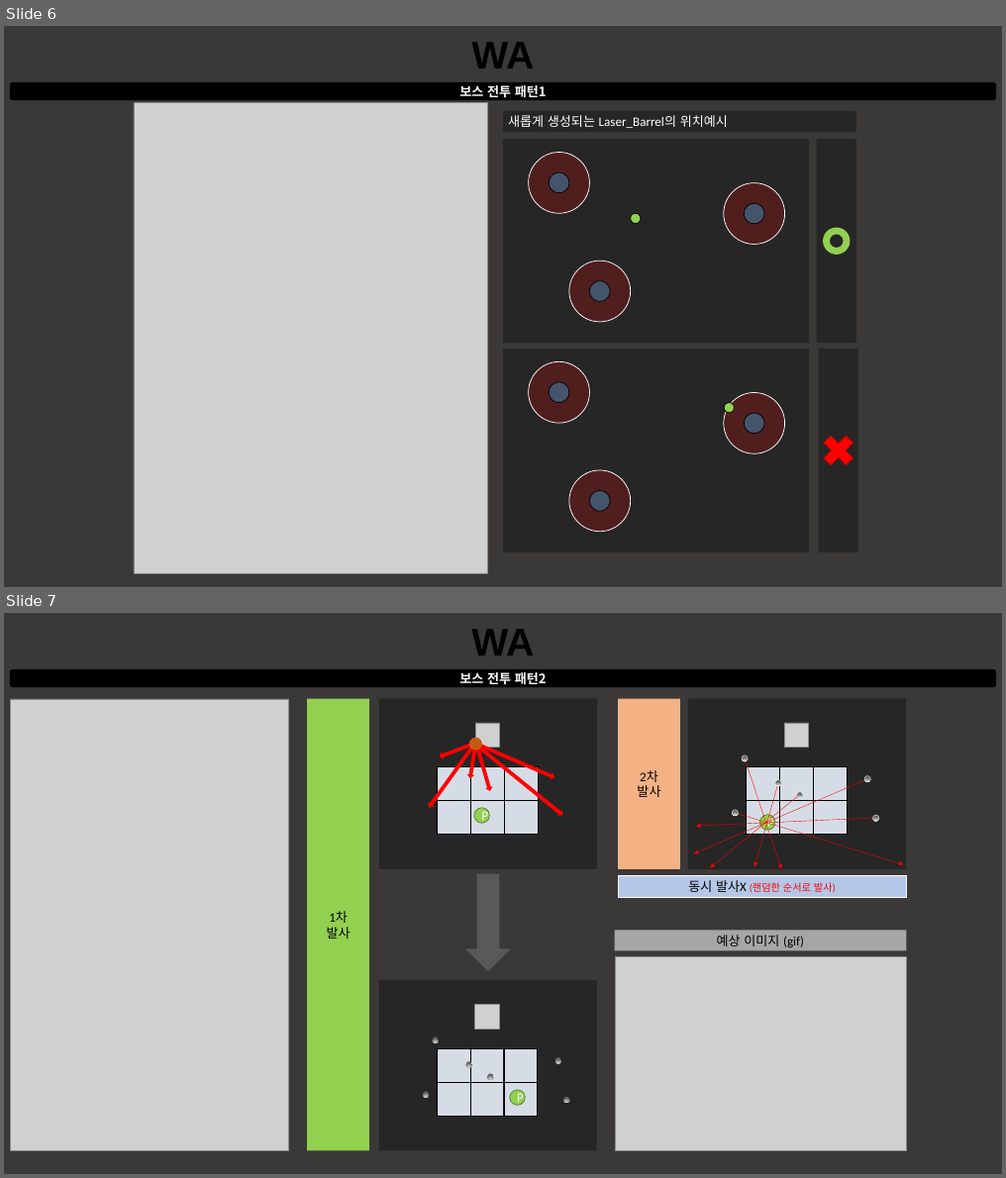
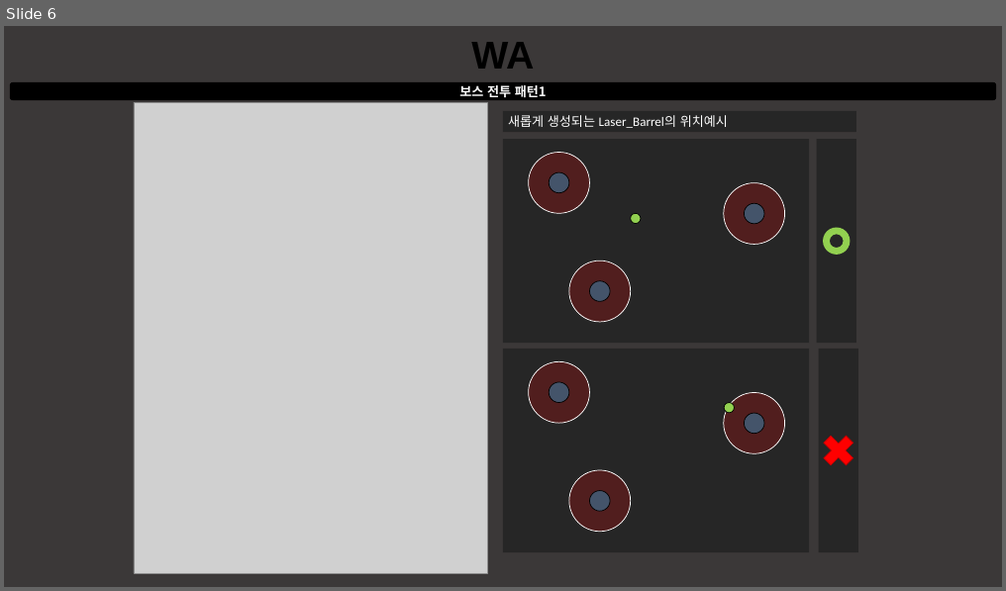
Before and after one commit to taeseongeom/WA, a slide deck: 기획서/문서/보스 기획서.pptx. Shown one above the other, each under a label of ours: slides 6 and 7 before the commit, slide 6 after it. The pictures are 1006x1178 and 1006x591 pixels, drawn with LibreOffice and Linux fonts; fonts in the diff are those of the drawing; grey boxes stand for pictures. Boxes give left, top, right and bottom in pixels: in the first picture for what was removed or moved away, otherwise in the second. Text is boxed around its words. In the diff, an @@ line names an element or a change of style, - is before the commit and + after.

```diff
--- a/기획서/문서/보스 기획서.pptx
+++ b/기획서/문서/보스 기획서.pptx
@@ slide 7 removed at (x1=4, y1=613, x2=1002, y2=1174), background #3B3838 @@
@@ text removed at (x1=471, y1=629, x2=534, y2=656) @@
-WA
@@ rounded rectangle removed at (x1=10, y1=669, x2=996, y2=687) @@
-보스 전투 패턴2
@@ picture removed at (x1=10, y1=699, x2=289, y2=1151) @@
@@ rectangle removed at (x1=618, y1=698, x2=680, y2=869) @@
-2차
-발사
@@ ellipse removed at (x1=742, y1=756, x2=747, y2=761) @@
@@ arrow removed from (745, 759) to (781, 869) @@
@@ arrow removed from (867, 778) to (694, 854) @@
@@ arrow removed from (778, 783) to (754, 866) @@
@@ ellipse removed at (x1=775, y1=780, x2=781, y2=786) @@
@@ ellipse removed at (x1=864, y1=776, x2=871, y2=782) @@
@@ group removed at (x1=307, y1=698, x2=597, y2=1152): 15 rectangles, 9 ellipses, 7 down arrows, 2 pictures @@
-1차
-발사
-P
-P
@@ arrow removed from (876, 818) to (696, 826) @@
@@ arrow removed from (800, 794) to (710, 867) @@
@@ ellipse removed at (x1=732, y1=810, x2=739, y2=816) @@
@@ arrow removed from (735, 813) to (903, 864) @@
@@ ellipse removed at (x1=760, y1=815, x2=775, y2=830) @@
-P
@@ ellipse removed at (x1=797, y1=792, x2=803, y2=798) @@
@@ group removed at (x1=688, y1=698, x2=906, y2=869): 7 rectangles, 1 picture @@
@@ ellipse removed at (x1=873, y1=815, x2=879, y2=821) @@
@@ rectangle removed at (x1=618, y1=876, x2=906, y2=897) @@
-동시 발사X (랜덤한 순서로 발사)
@@ rectangle removed at (x1=615, y1=930, x2=906, y2=951) @@
-예상 이미지 (gif)
@@ picture removed at (x1=615, y1=957, x2=906, y2=1151) @@
```
Also in this commit, not shown: 3 slides changed, 5 other files.
